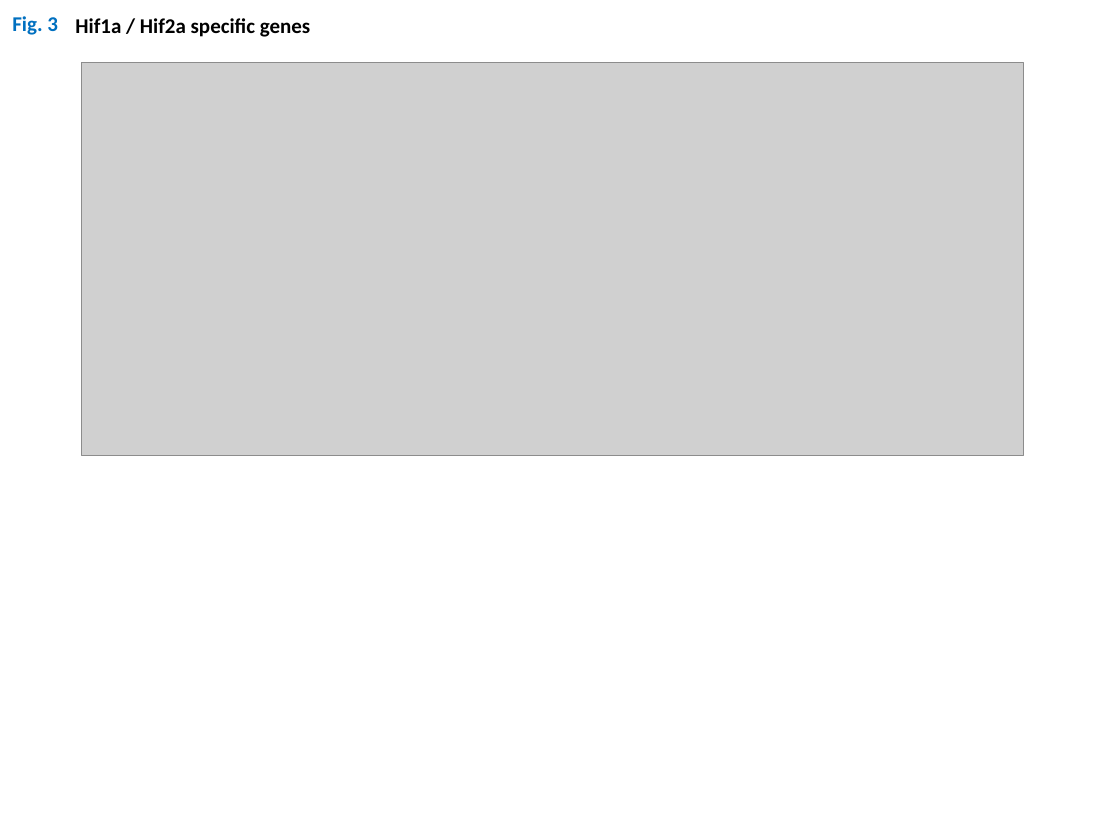
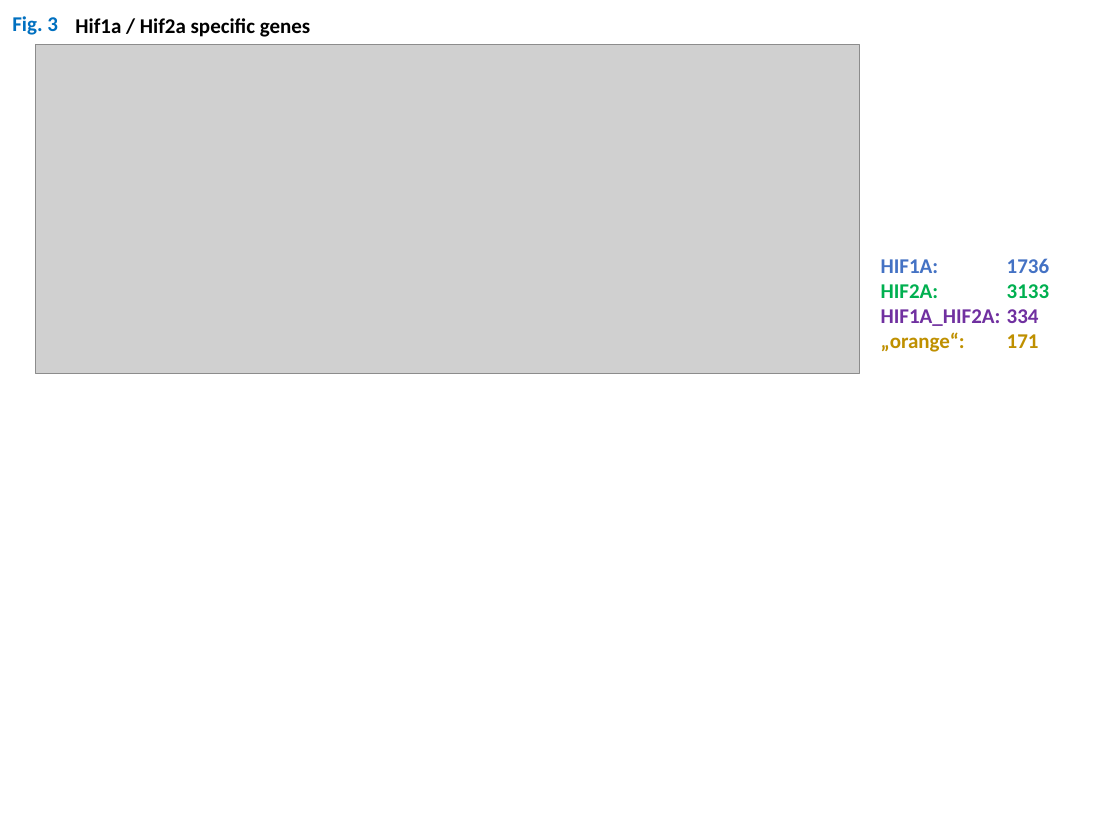
Before and after one commit to DNAborn/RNAseq_Kelly_Hx, a slide deck: slide 5 of 4_manuscript/Figures.pptx. Drawn at 1120x840 pixels with LibreOffice and Linux fonts; fonts in the diff are those of the drawing; grey boxes stand for pictures. Boxes give left, top, right and bottom in pixels: in the first picture for what was removed or moved away, otherwise in the second. Text is boxed around its words. In the diff, an @@ line names an element or a change of style, - is before the commit and + after.

```diff
--- a/4_manuscript/Figures.pptx
+++ b/4_manuscript/Figures.pptx
@@ picture: place and size @@
-picture at (82, 63, 1023, 455)
+picture at (35, 45, 859, 374)
@@ text added at (881, 258, 1050, 352), 18 pt, text #7030A0, bold @@
+HIF1A: 1736
+HIF2A: 3133
+HIF1A_HIF2A: 334
+„orange“: 171
```
Also in this commit, not shown: 1 other slide changed, 10 other files.
